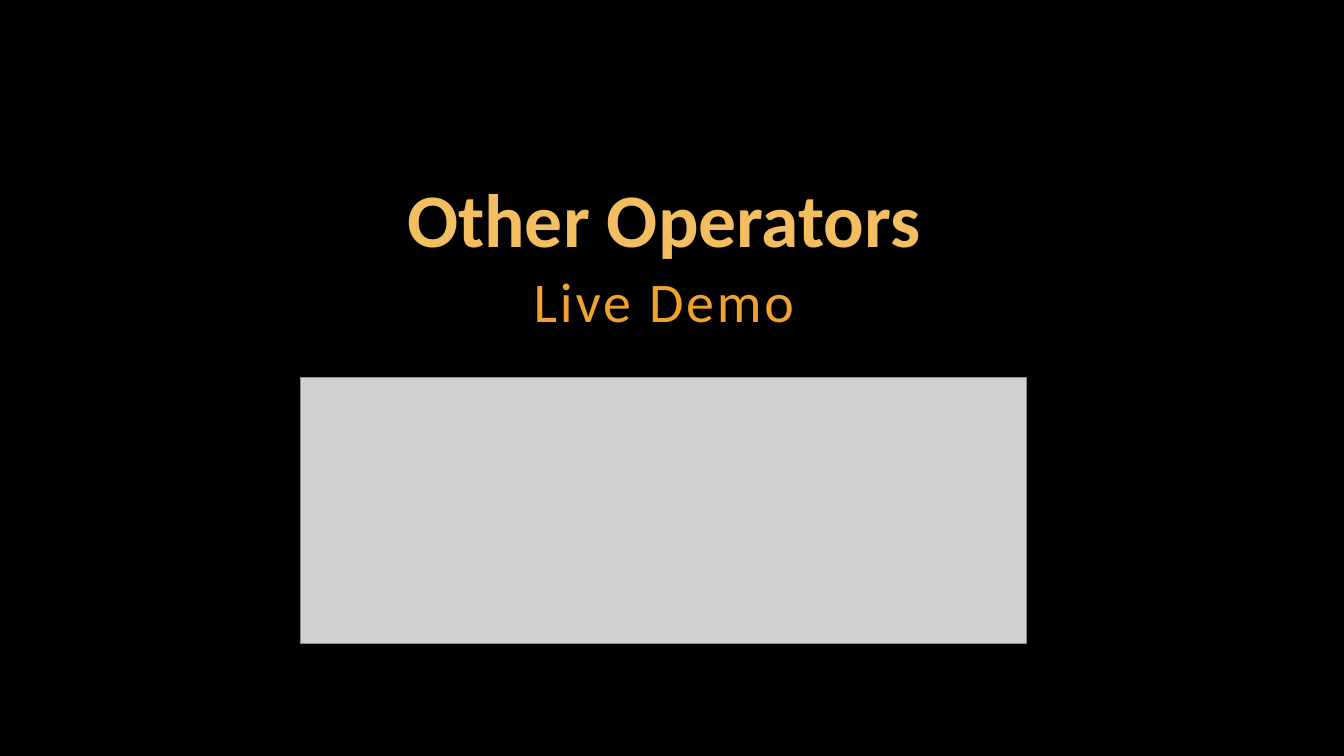
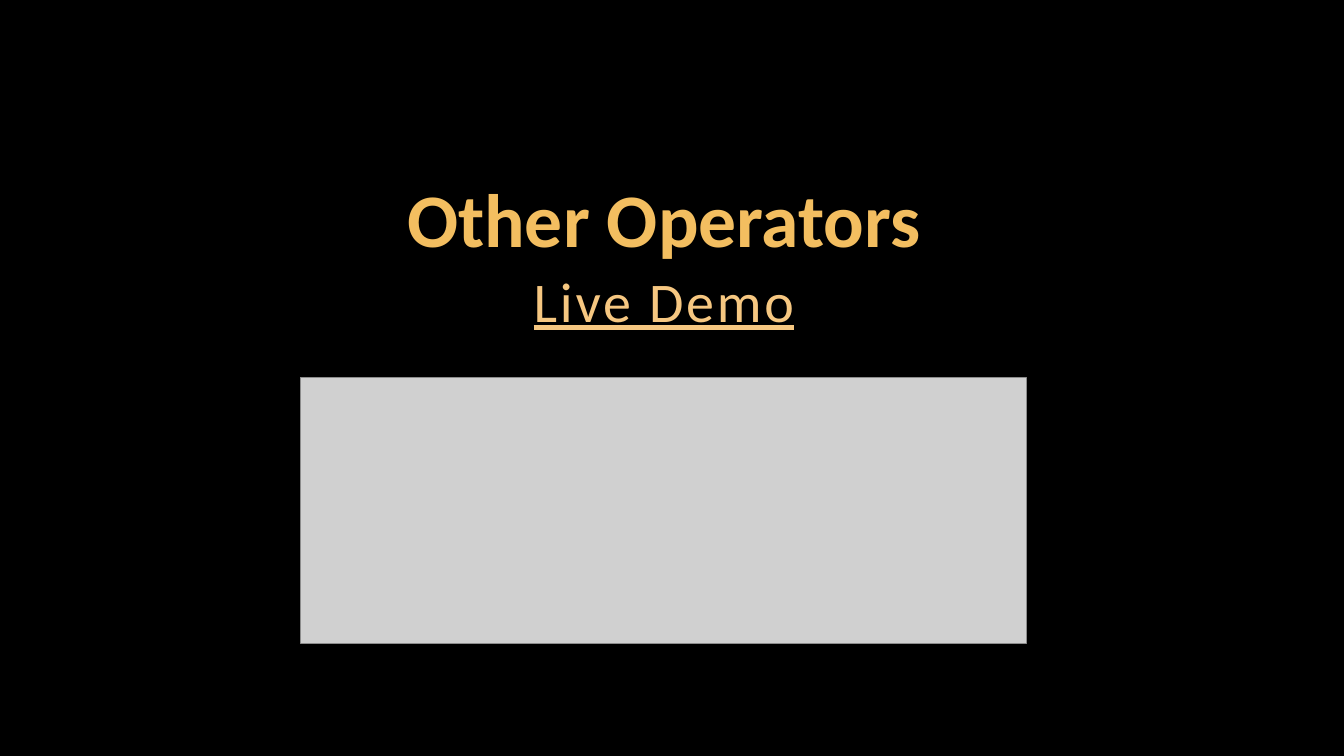
Before and after one commit to ilian1902/CSharp, a slide deck: slide 36 of 03. Operators-Expressions-and-Statements/3. Operators-Expressions-and-Statements.pptx. Drawn at 1344x756 pixels with LibreOffice and Linux fonts; fonts in the diff are those of the drawing; grey boxes stand for pictures; background and template pictures are left out. Boxes give left, top, right and bottom in pixels: in the first picture for what was removed or moved away, otherwise in the second. Text is boxed around its words. In the diff, an @@ line names an element or a change of style, - is before the commit and + after.

```diff
--- a/03. Operators-Expressions-and-Statements/3. Operators-Expressions-and-Statements.pptx
+++ b/03. Operators-Expressions-and-Statements/3. Operators-Expressions-and-Statements.pptx
@@ text "Live Demo" at (x1=534, y1=283, x2=794, y2=330): text colour #F0A22E to #F6C781, underline on @@
```
Also in this commit, not shown: 5 other slides changed, 5 other files.
